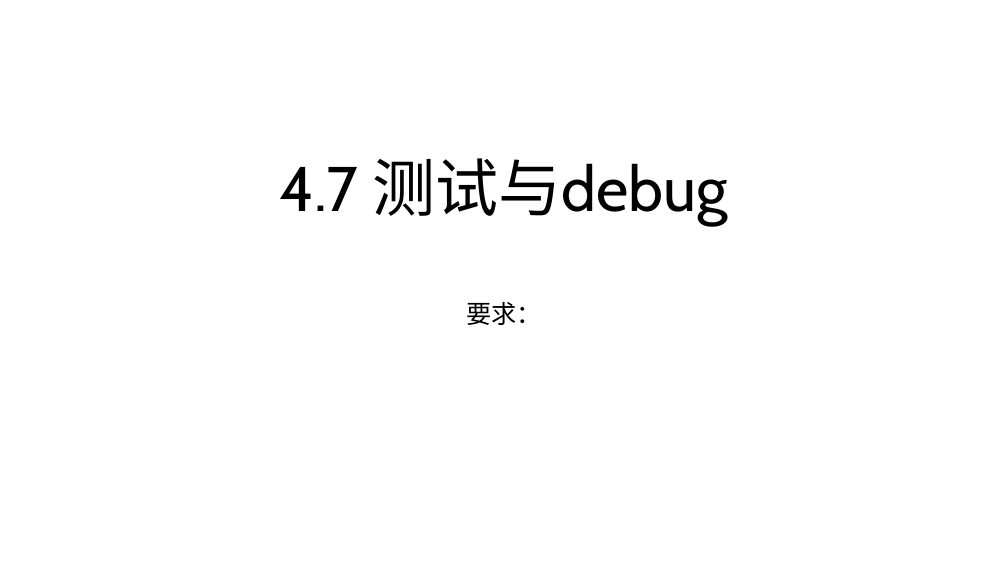
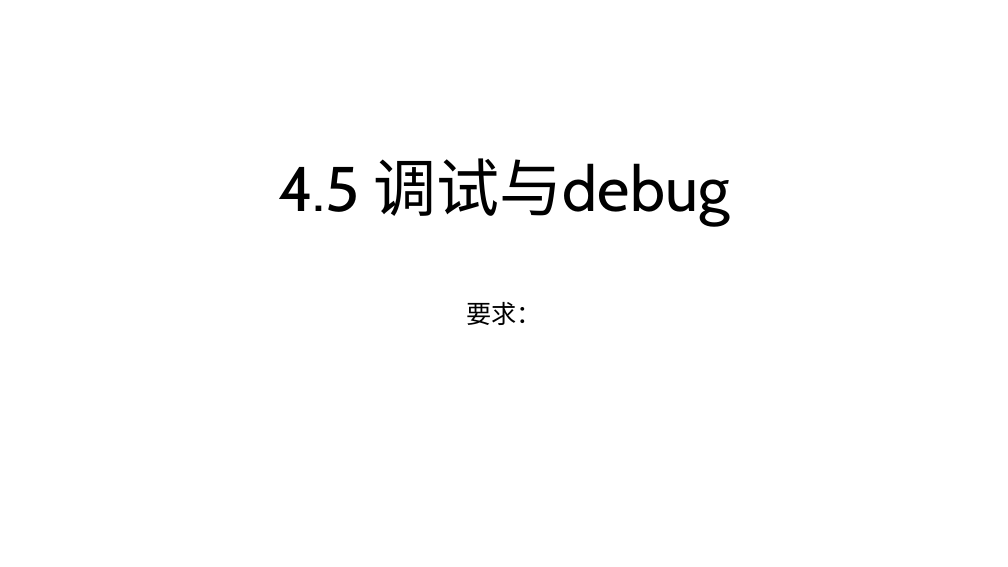
Before and after one commit to JLU-Robomaster-Embedded/embedded_tutorial, a slide deck: slide 41 of 4_控制器设计.pptx (slide 28 before the commit). Drawn at 1008x567 pixels with LibreOffice and Linux fonts; fonts in the diff are those of the drawing. Boxes give left, top, right and bottom in pixels: in the first picture for what was removed or moved away, otherwise in the second. Text is boxed around its words. In the diff, an @@ line names an element or a change of style, - is before the commit and + after.

```diff
--- a/4_控制器设计.pptx
+++ b/4_控制器设计.pptx
@@ title at [278,158,730,227]: text changed @@
-4.7 测试与debug
+4.5 调试与debug
```
Also in this commit, not shown: 8 other slides changed, 19 slides added, 6 slides removed.
